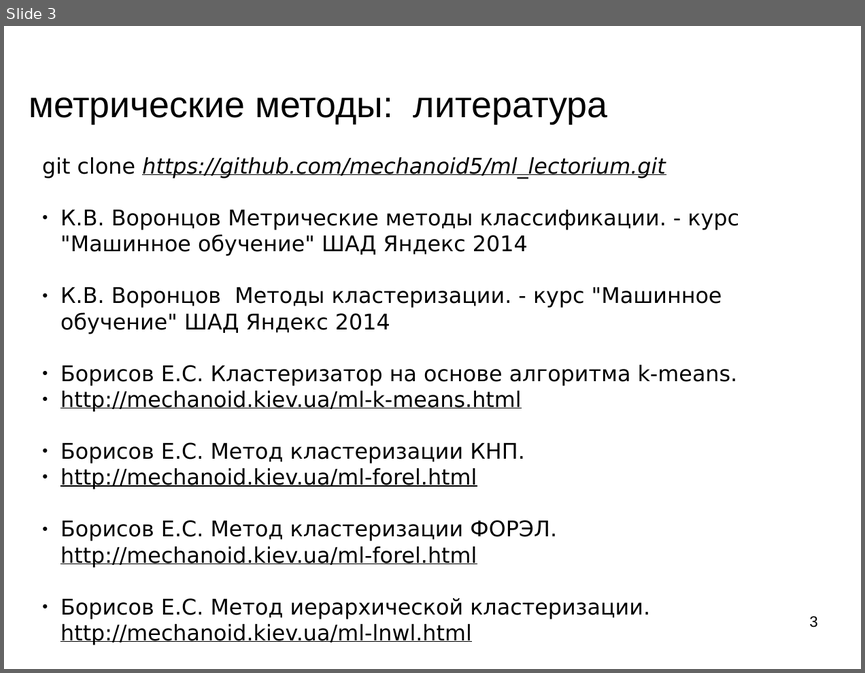
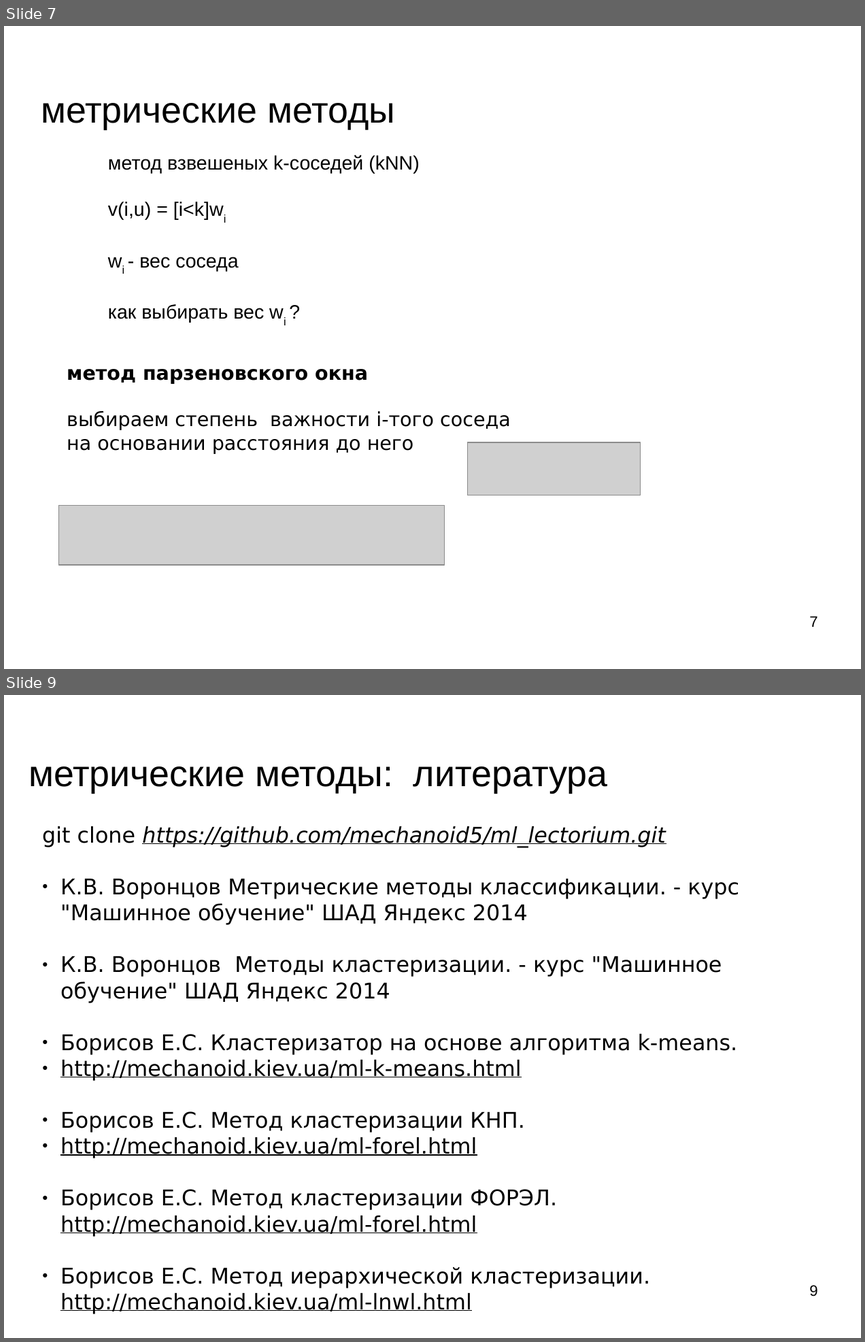
Before and after one commit to mechanoid5/ml_lectorium_legacy, a slide deck: 06-metric.odp. Shown one above the other, each under a label of ours: slide 3 before the commit, slides 7 and 9 after it; the slides between them are not shown. The pictures are 865x673 and 865x1342 pixels, drawn with LibreOffice and Linux fonts; fonts in the diff are those of the drawing; grey boxes stand for pictures; background and template pictures are left out. Boxes give left, top, right and bottom in pixels: in the first picture for what was removed or moved away, otherwise in the second. Text is boxed around its words. In the diff, an @@ line names an element or a change of style, - is before the commit and + after.

```diff
--- a/06-metric.odp
+++ b/06-metric.odp
@@ slide 7 added at (4, 26, 861, 669), background picture (left out) @@
@@ title added at (41, 103, 395, 129), 33.9 pt, text #000000 @@
+метрические методы
@@ text added at (108, 155, 419, 322), 18 pt, text #000000 @@
+метод взвешеных k-соседей (kNN)
+v(i,u) = [i<k]wi
+wi - вес соседа
+как выбирать вес wi ?
@@ text added at (67, 369, 511, 454), 18 pt, text #000000 @@
+метод парзеновского окна
+выбираем степень важности i-того соседа на основании расстояния до него
@@ picture added at (467, 442, 640, 495) @@
@@ picture added at (59, 505, 445, 564) @@
@@ page number added at (809, 616, 817, 626), 14 pt, text #000000 @@
+7
@@ what was slide 3 is now slide 9 @@
@@ page number at (809, 1285, 817, 1296): text changed @@
-3
+9
```
Also in this commit, not shown: 2 slides changed, 5 other slides added, 4 other files.
